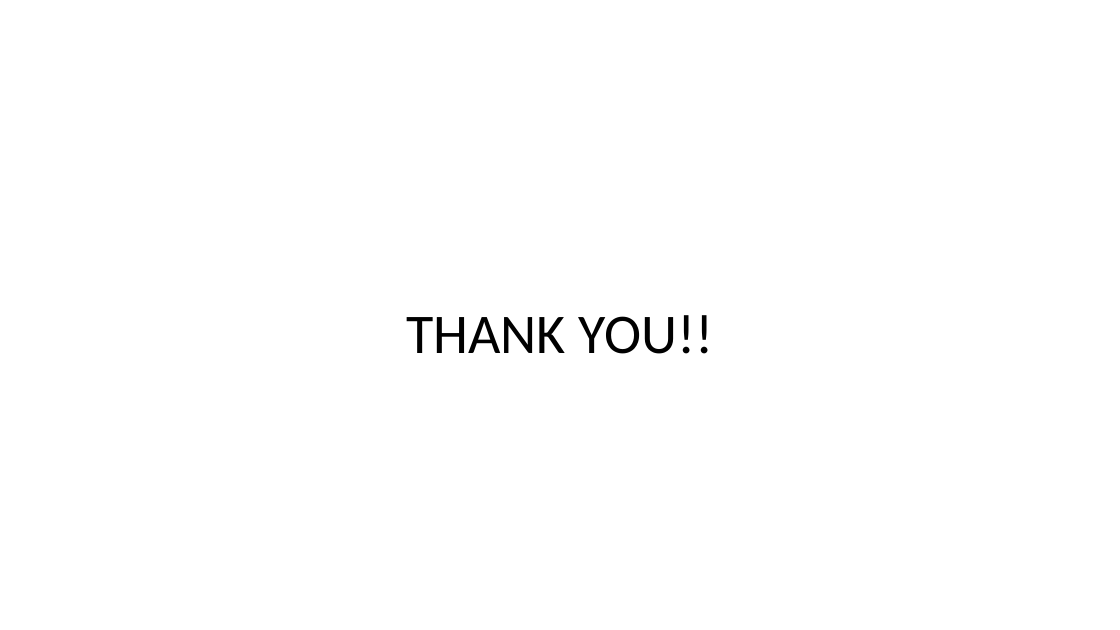
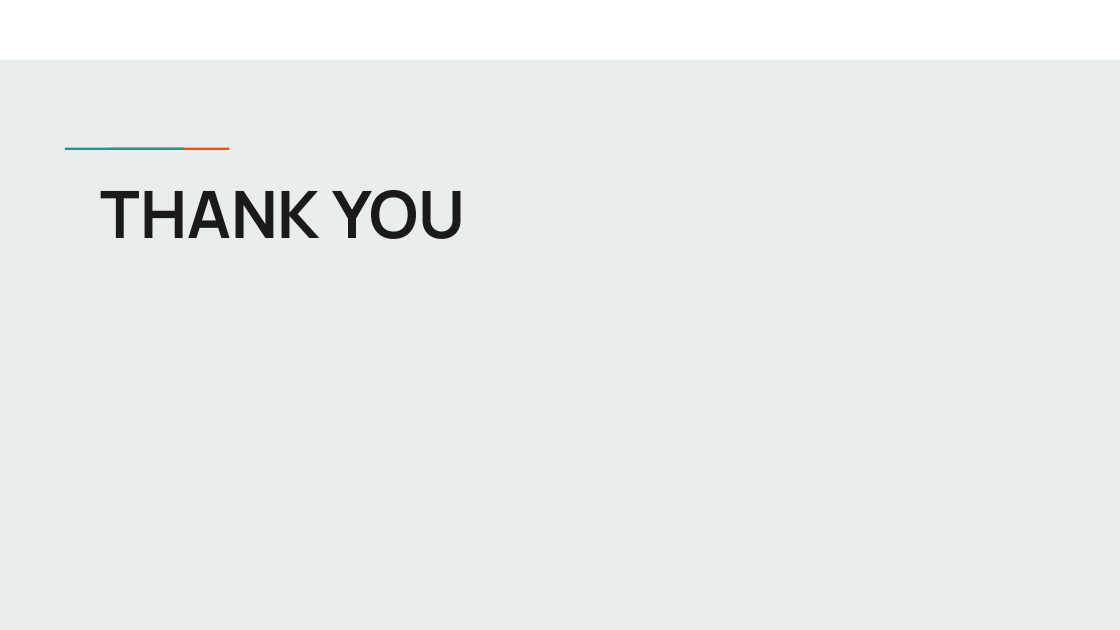
Before and after one commit to dashang/Stayze_Rent_Predicition_Hackathon, a slide deck: slide 18 of Dashang/ppt/STAYZE_final.pptx. Drawn at 1120x630 pixels with LibreOffice and Linux fonts; fonts in the diff are those of the drawing. Boxes give left, top, right and bottom in pixels: in the first picture for what was removed or moved away, otherwise in the second. Text is boxed around its words. In the diff, an @@ line names an element or a change of style, - is before the commit and + after.

```diff
--- a/Dashang/ppt/STAYZE_final.pptx
+++ b/Dashang/ppt/STAYZE_final.pptx
@@ background #FFFFFF to #E9EDEE @@
@@ rectangle added at (x1=0, y1=0, x2=1120, y2=60), fill #FFFFFF @@
@@ rectangle added at (x1=102, y1=146, x2=148, y2=152), fill #1A9988 @@
@@ rectangle added at (x1=147, y1=146, x2=193, y2=152), fill #EB5600 @@
@@ title at (x1=101, y1=190, x2=465, y2=239): text changed; size 48 to 56 pt; font Calibri to Manrope; text colour #000000 to #1A1A1A; bold on @@
-THANK YOU!!
+THANK YOU
```
Also in this commit, not shown: 5 other slides changed, 12 slides added, 12 slides removed, 8 other files.
